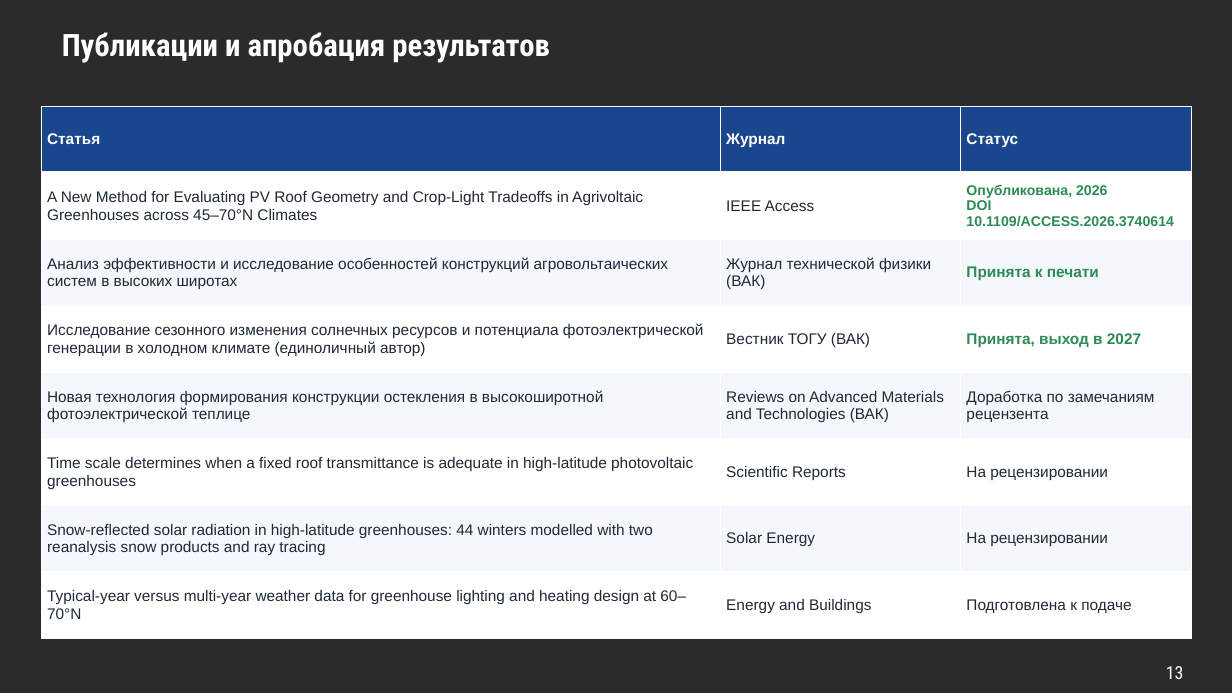
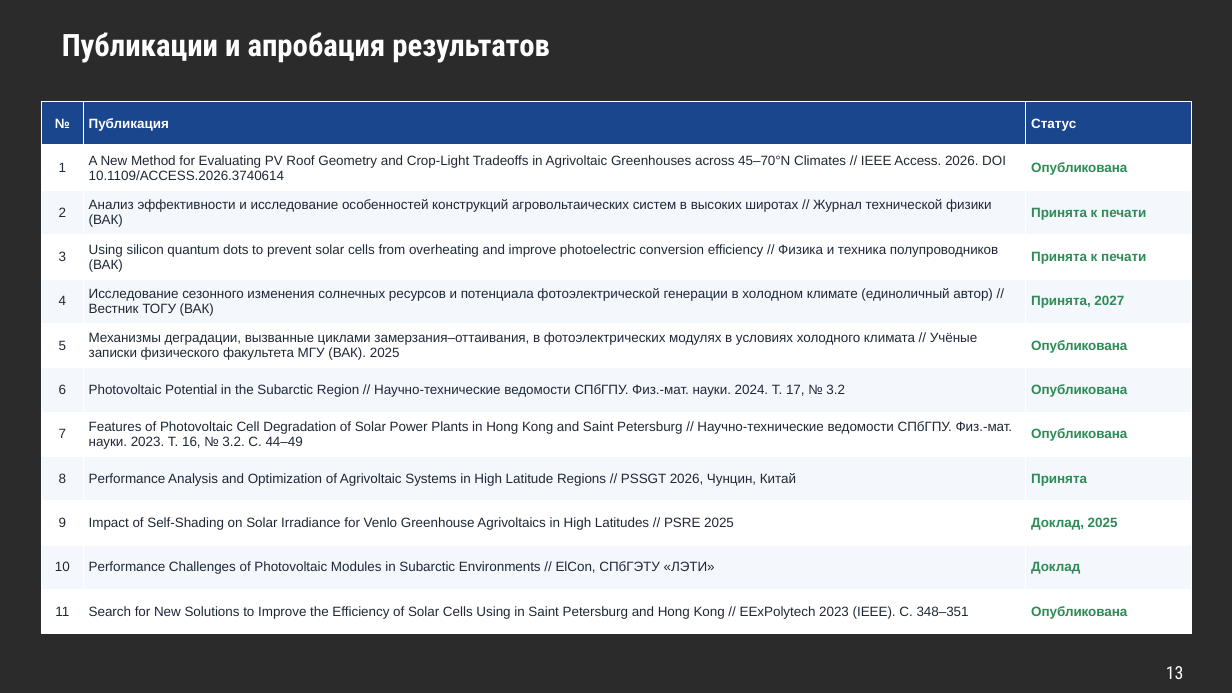
Before and after one commit to dyuanbiao/-, a slide deck: slide 13 of vik/Презентация проекта - Дэн Ю..pptx. Drawn at 1232x693 pixels with LibreOffice and Linux fonts; fonts in the diff are those of the drawing; background and template pictures are left out; a plain dark background stands for a picture behind light text. Boxes give left, top, right and bottom in pixels: in the first picture for what was removed or moved away, otherwise in the second. Text is boxed around its words. In the diff, an @@ line names an element or a change of style, - is before the commit and + after.

```diff
--- a/vik/Презентация проекта - Дэн Ю..pptx
+++ b/vik/Презентация проекта - Дэн Ю..pptx
@@ table at (x1=42, y1=102, x2=1192, y2=634) @@
-row 1: Статья | Журнал | Статус
-row 2: A New Method for Evaluating PV Roof Geometry and Crop-Light Tradeoffs in Agrivoltaic Greenhouses across 45–70°N Climates | IEEE Access | Опубликована, 2026 DOI 10.1109/ACCESS.2026.3740614
-row 3: Анализ эффективности и исследование особенностей конструкций агровольтаических систем в высоких широтах | Журнал технической физики (ВАК) | Принята к печати
-row 4: Исследование сезонного изменения солнечных ресурсов и потенциала фотоэлектрической генерации в холодном климате (единоличный автор) | Вестник ТОГУ (ВАК) | Принята, выход в 2027
-row 5: Новая технология формирования конструкции остекления в высокоширотной фотоэлектрической теплице | Reviews on Advanced Materials and Technologies (ВАК) | Доработка по замечаниям рецензента
-row 6: Time scale determines when a fixed roof transmittance is adequate in high-latitude photovoltaic greenhouses | Scientific Reports | На рецензировании
-row 7: Snow-reflected solar radiation in high-latitude greenhouses: 44 winters modelled with two reanalysis snow products and ray tracing | Solar Energy | На рецензировании
-row 8: Typical-year versus multi-year weather data for greenhouse lighting and heating design at 60–70°N | Energy and Buildings | Подготовлена к подаче
+row 1: № | Публикация | Статус
+row 2: 1 | A New Method for Evaluating PV Roof Geometry and Crop-Light Tradeoffs in Agrivoltaic Greenhouses across 45–70°N Climates // IEEE Access. 2026. DOI 10.1109/ACCESS.2026.3740614 | Опубликована
+row 3: 2 | Анализ эффективности и исследование особенностей конструкций агровольтаических систем в высоких широтах // Журнал технической физики (ВАК) | Принята к печати
+row 4: 3 | Using silicon quantum dots to prevent solar cells from overheating and improve photoelectric conversion efficiency // Физика и техника полупроводников (ВАК) | Принята к печати
+row 5: 4 | Исследование сезонного изменения солнечных ресурсов и потенциала фотоэлектрической генерации в холодном климате (единоличный автор) // Вестник ТОГУ (ВАК) | Принята, 2027
+row 6: 5 | Механизмы деградации, вызванные циклами замерзания–оттаивания, в фотоэлектрических модулях в условиях холодного климата // Учёные записки физического факультета МГУ (ВАК). 2025 | Опубликована
+row 7: 6 | Photovoltaic Potential in the Subarctic Region // Научно-технические ведомости СПбГПУ. Физ.-мат. науки. 2024. Т. 17, № 3.2 | Опубликована
+row 8: 7 | Features of Photovoltaic Cell Degradation of Solar Power Plants in Hong Kong and Saint Petersburg // Научно-технические ведомости СПбГПУ. Физ.-мат. науки. 2023. Т. 16, № 3.2. С. 44–49 | Опубликована
+row 9: 8 | Performance Analysis and Optimization of Agrivoltaic Systems in High Latitude Regions // PSSGT 2026, Чунцин, Китай | Принята
+row 10: 9 | Impact of Self-Shading on Solar Irradiance for Venlo Greenhouse Agrivoltaics in High Latitudes // PSRE 2025 | Доклад, 2025
+row 11: 10 | Performance Challenges of Photovoltaic Modules in Subarctic Environments // ElCon, СПбГЭТУ «ЛЭТИ» | Доклад
+row 12: 11 | Search for New Solutions to Improve the Efficiency of Solar Cells Using in Saint Petersburg and Hong Kong // EExPolytech 2023 (IEEE). С. 348–351 | Опубликована
@@ table moved from (x1=42, y1=106, x2=1192, y2=639) to (x1=42, y1=102, x2=1192, y2=634) @@
```
Also in this commit, not shown: 2 other slides changed, 3 other files.
